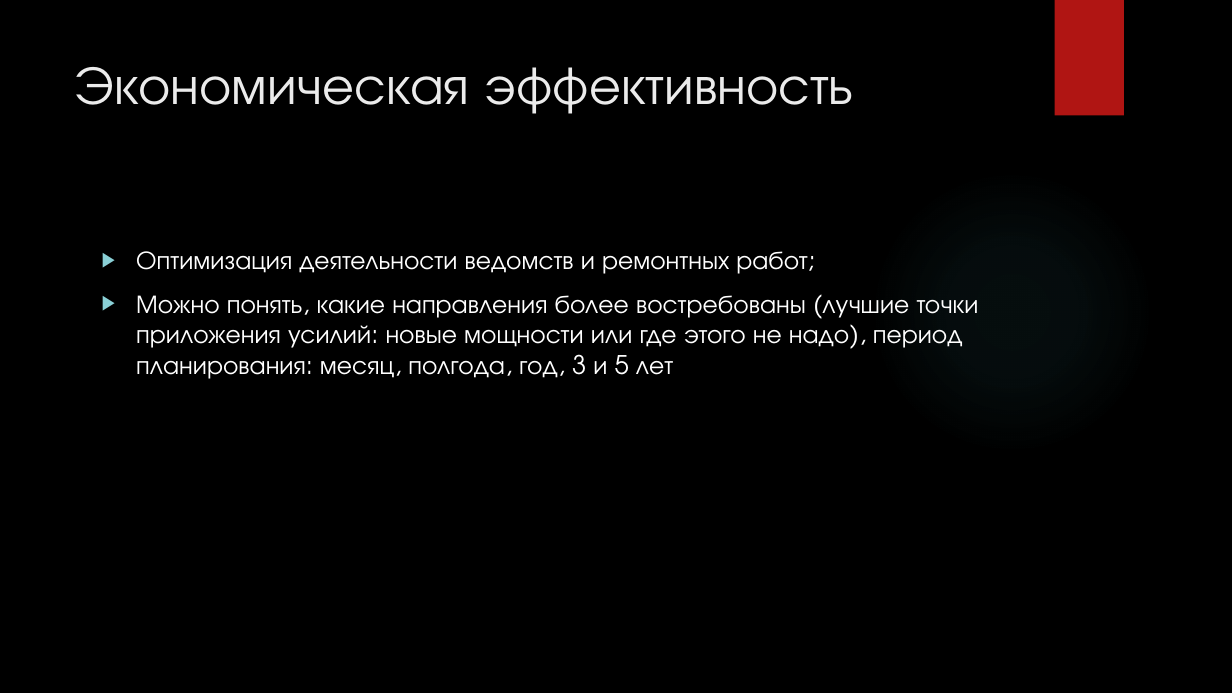
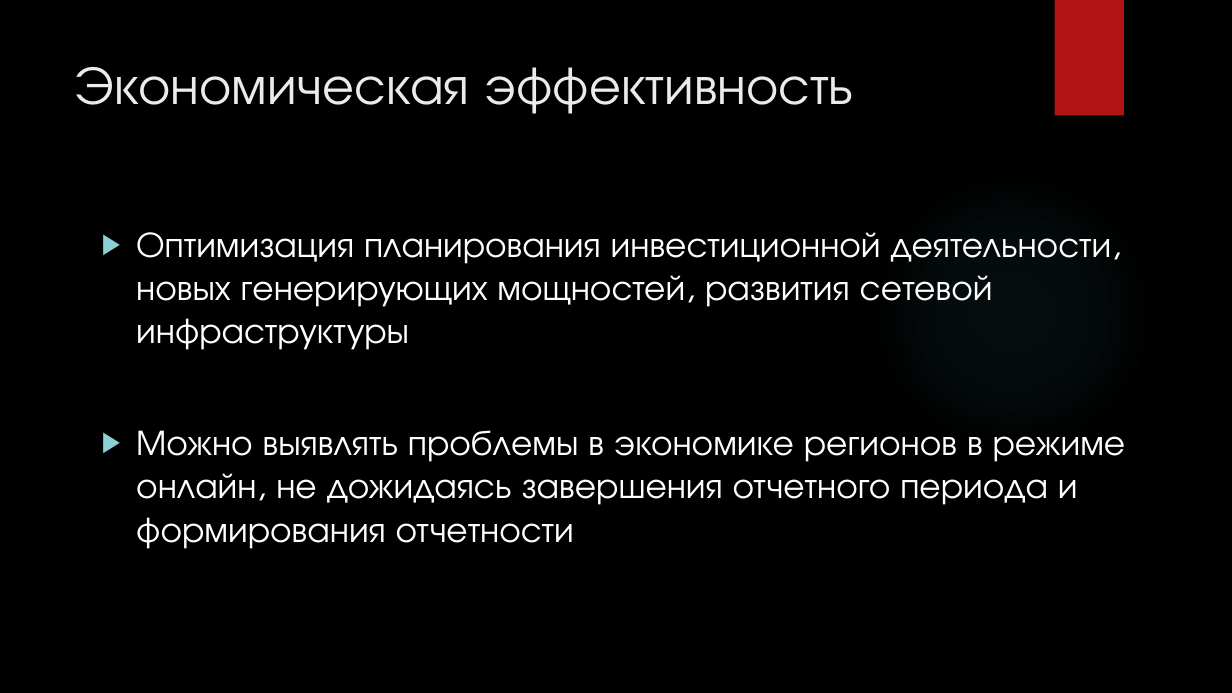
Before and after one commit to dsfnag/dst-off_final, a slide deck: slide 8 of DST-OFF-draft_MINENERGO.pptx. Drawn at 1232x693 pixels with LibreOffice and Linux fonts; fonts in the diff are those of the drawing; background and template pictures are left out. Boxes give left, top, right and bottom in pixels: in the first picture for what was removed or moved away, otherwise in the second. Text is boxed around its words. In the diff, an @@ line names an element or a change of style, - is before the commit and + after.

```diff
--- a/DST-OFF-draft_MINENERGO.pptx
+++ b/DST-OFF-draft_MINENERGO.pptx
@@ text at <box>136,232,1126,549</box>: text changed; size 20 to 28 pt @@
-▶ Оптимизация деятельности ведомств и ремонтных работ;
-▶ Можно понять, какие направления более востребованы (лучшие точки приложения усилий: новые мощности или где этого не надо), период планирования: месяц, полгода, год, 3 и 5 лет
+▶ Оптимизация планирования инвестиционной деятельности, новых генерирующих мощностей, развития сетевой инфраструктуры
+▶ Можно выявлять проблемы в экономике регионов в режиме онлайн, не дожидаясь завершения отчетного периода и формирования отчетности
```
Also in this commit, not shown: 6 other slides changed, 1 slide added, 1 slide removed, 18 other files.
